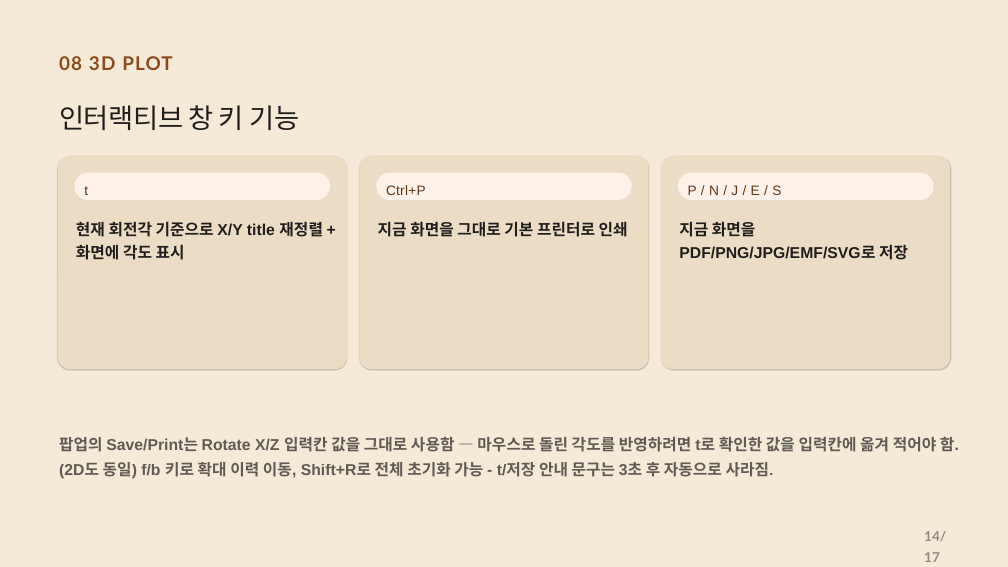
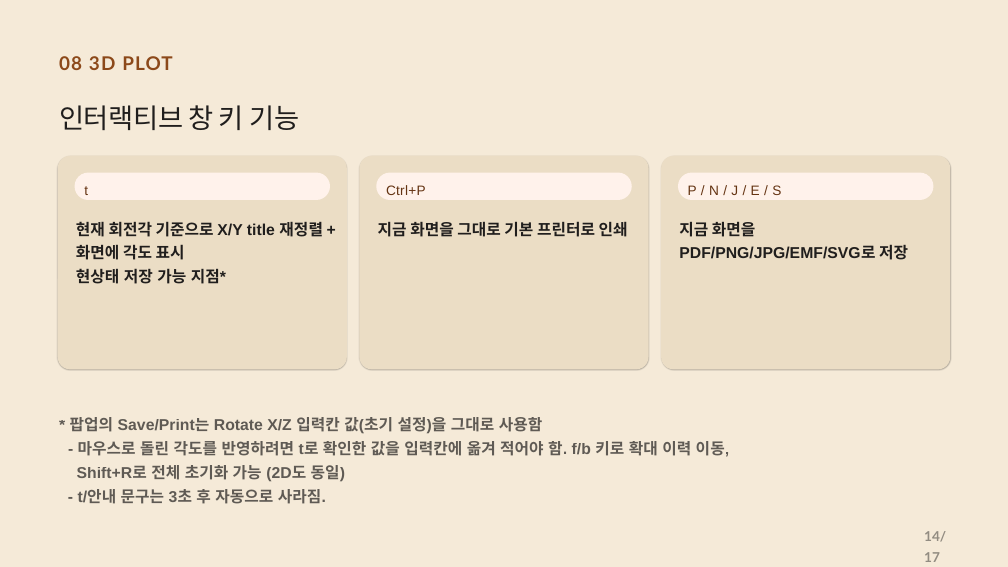
Before and after one commit to CWKIM113/CathPlot_Pub, a slide deck: slide 14 of CathPlot_Deck.pptx. Drawn at 1008x567 pixels with LibreOffice and Linux fonts; fonts in the diff are those of the drawing. Boxes give left, top, right and bottom in pixels: in the first picture for what was removed or moved away, otherwise in the second. Text is boxed around its words. In the diff, an @@ line names an element or a change of style, - is before the commit and + after.

Commit message:
PNG/JPG를 PDF 래스터화 방식으로 전환, Print/Save 폰트 2배(EMF 1.5배) 확대, 3D 팝업 문서 보강
- PNG/JPG 저장을 gnuplot pngcairo/jpeg 터미널 대신 PDF를 PyMuPDF로
  래스터화해서 생성 (create_script/create_multiplot_script 공통)
  - 포맷별 텍스트 렌더링 엔진 차이로 인한 폰트/legend 불일치 근본 해결
  - PNG=PDF 완전 동일(실측 확인), JPG의 dash 미지원 한계도 자동 해결
  - 기존(72dpi 렌더 + Pillow 4배 확대) 대비 속도도 더 빠름(약 2배, 실측)
  - PyMuPDF 없는 환경 대비 실패 시 기존 gnuplot 터미널 방식으로 fallback
- PRINT_FONT_SCALE 0.80 → 1.60(정확히 2배) - PDF 그림이 캔버스 대비
  폰트/legend가 너무 작다는 피드백. legend box는 font_pt에 비례해 자동으로
  같이 커짐
- EMF는 별도로 0.75배 추가 적용(최종 1.5배) - 원래도 PDF보다 크게 그려지던
  포맷이라 2배는 과함
- EMF legend box_chars 1.5 → 0.75 (box 테두리<->title 간격 절반)
- EMF ylabel offset 4 → 8 (Y1 title이 tic 숫자와 겹치던 문제 수정,
  0/3/6/8/10 직접 렌더링 비교로 확인), y2label offset은 별도로 3 유지
  (Y1과 공유하면 Y2가 과도하게 떨어져 보였음)
- 3D Plot 팝업 사용설명서 보강: Style/Marker 크기/Marker 모양이 전역이
  아니라 curve/surface 각 줄마다 따로 고르는 드롭다운임을 명시
- PPT: Save 슬라이드에 PNG/JPG가 PDF와 동일하게 나온다는 설명 추가

```diff
--- a/CathPlot_Deck.pptx
+++ b/CathPlot_Deck.pptx
@@ text at <box>76,221,323,284</box>: text changed @@
-현재 회전각 기준으로 X/Y title 재정렬 + 화면에 각도 표시
+현재 회전각 기준으로 X/Y title 재정렬 + 화면에 각도 표시
+현상태 저장 가능 지점*
@@ text at <box>70,417,730,504</box>: text changed @@
-팝업의 Save/Print는 Rotate X/Z 입력칸 값을 그대로 사용함 — 마우스로 돌린 각도를 반영하려면 t로 확인한 값을 입력칸에 옮겨 적어야 함. (2D도 동일) f/b 키로 확대 이력 이동, Shift+R로 전체 초기화 가능 - t/저장 안내 문구는 3초 후 자동으로 사라짐.
+* 팝업의 Save/Print는 Rotate X/Z 입력칸 값(초기 설정)을 그대로 사용함
+- 마우스로 돌린 각도를 반영하려면 t로 확인한 값을 입력칸에 옮겨 적어야 함. f/b 키로 확대 이력 이동,
+Shift+R로 전체 초기화 가능 (2D도 동일)
+- t/안내 문구는 3초 후 자동으로 사라짐.
```
Also in this commit, not shown: 6 other slides changed, 2 other files.
